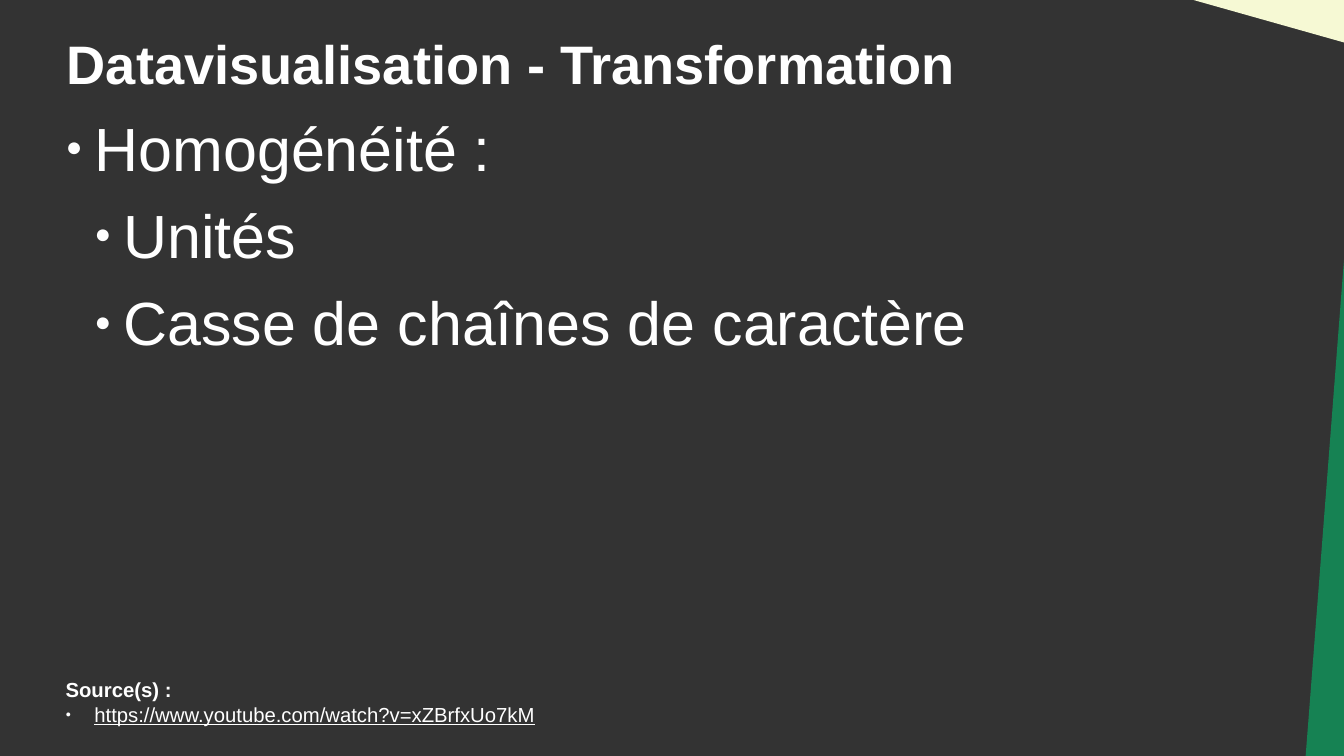
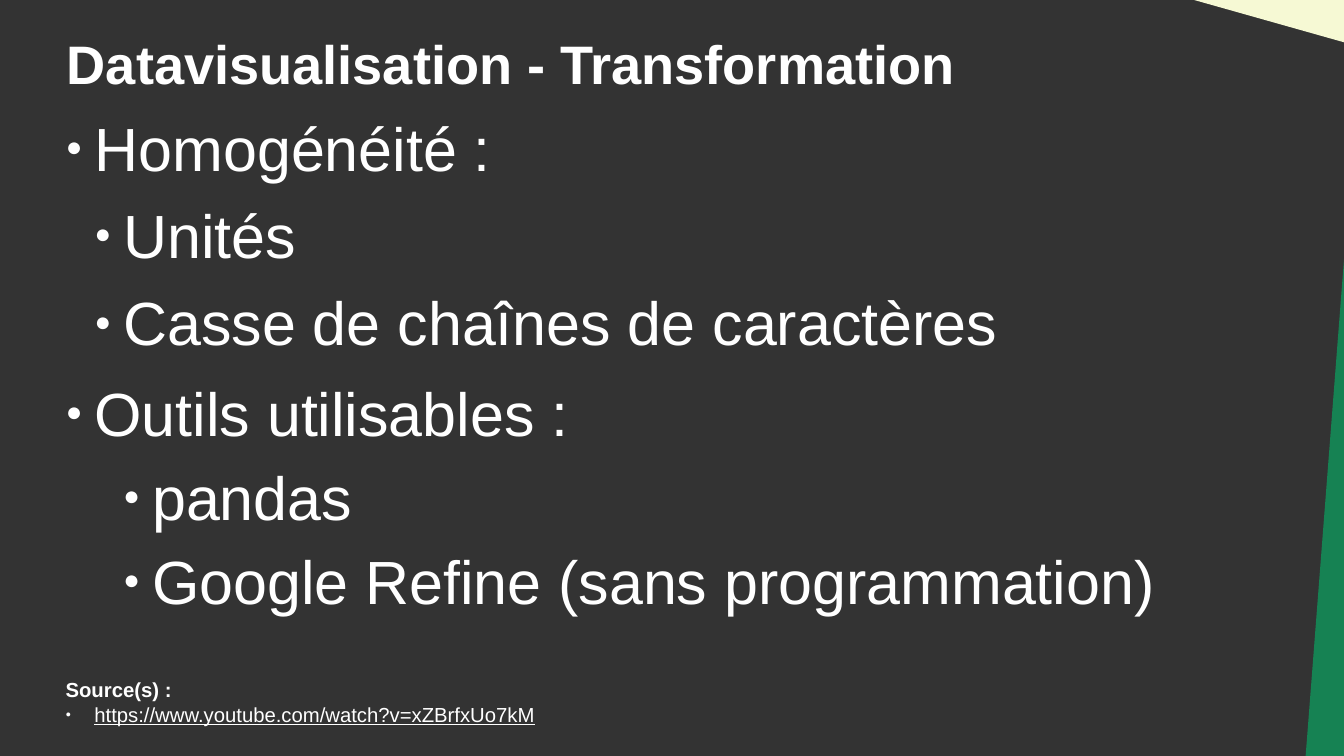
Before and after one commit to DanYellow/cours, a slide deck: slide 36 of data-journalisme-s4/travaux-pratiques/numero-4/presentation.odp (slide 33 before the commit). Drawn at 1344x756 pixels with LibreOffice and Linux fonts; fonts in the diff are those of the drawing. Boxes give left, top, right and bottom in pixels: in the first picture for what was removed or moved away, otherwise in the second. Text is boxed around its words. In the diff, an @@ line names an element or a change of style, - is before the commit and + after.

```diff
--- a/data-journalisme-s4/travaux-pratiques/numero-4/presentation.odp
+++ b/data-journalisme-s4/travaux-pratiques/numero-4/presentation.odp
@@ text at (95,300,1154,615): text changed @@
-  ● Casse de chaînes de caractère
+  ● Casse de chaînes de caractères
+● Outils utilisables :
+    ● pandas
+    ● Google Refine (sans programmation)
```
Also in this commit, not shown: 2 other slides changed, 3 slides added, 6 other files.
